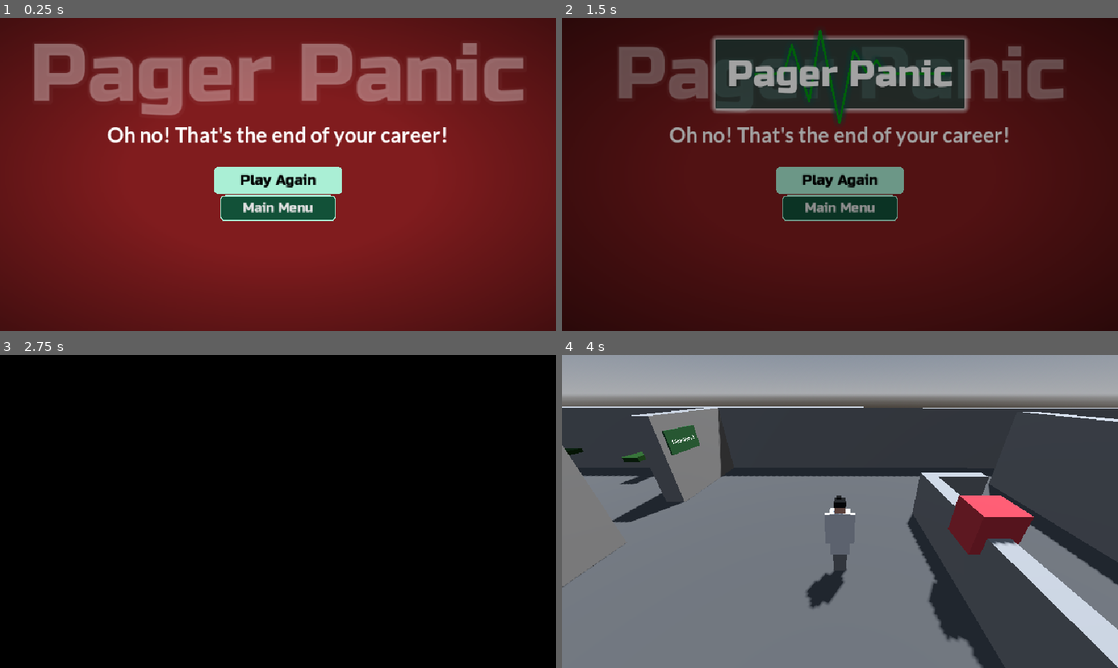
Above: before the commit, frames 1-4 (two rows, left to right).
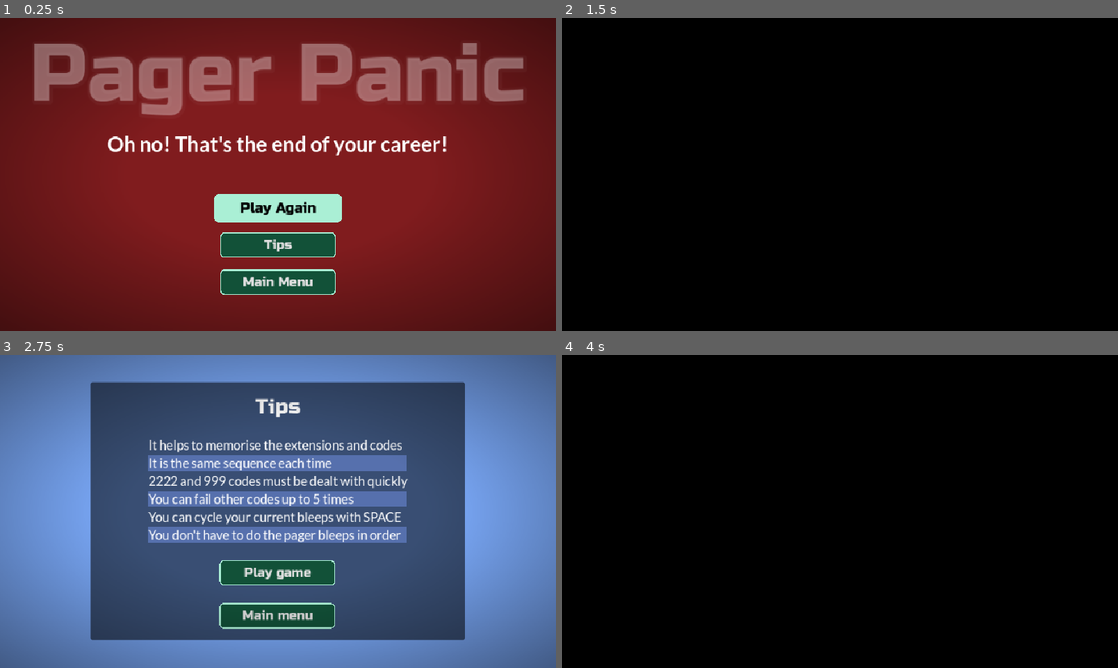
Above: after the commit, the same moments.

Repository: hawkstein/ludum-dare-60-old-tech
Game: Godot game, scene res://screens/failure.tscn
Two runs of this game, one before a commit and one after it. Both use one fixed random seed, a clock stepped at 60 frames per second and the inputs below. This scene is started directly instead of the project's main scene.
Inputs (mouse positions are in pixels of both pictures, inside the frame that each line leads up to):
- Up to frame 1 (0.25 s): no input
- Up to frame 2 (1.5 s): click (840, 246) at 0.5 s, where only the run after the commit has a clickable "Tips"; click "Play Again" at 1.25 s
- Up to frame 3 (2.75 s): click (278, 517) at 2 s, where only the run before the commit has a clickable "Play Again"
- Up to frame 4 (4 s): click (840, 574) at 2.75 s, where only the run after the commit has a clickable "Play game"; click (840, 574) at 3.5 s, where only the run after the commit has a clickable "Play game"

The runs differ from the first frame. In frame 1, 9.5% of the frame differs, in the area x 19-81%, y 34-89%; in frame 2, 100%; in frame 3, 100%, in the area x 0-100%, y 0-100%; in frame 4, 100%.

Commit message:
add tips button to failure screen

Diff:
--- a/screens/failure.tscn
+++ b/screens/failure.tscn
@@ -59,6 +59,7 @@
 [node name="VBoxContainer" type="VBoxContainer" parent="MarginContainer" unique_id=1372817727]
 layout_mode = 2
 size_flags_vertical = 0
+theme_override_constants/separation = 20
 alignment = 1
 
 [node name="PagerPanicTitle" parent="MarginContainer/VBoxContainer" unique_id=328497122 instance=ExtResource("2_wm1qk")]
@@ -88,6 +89,16 @@
 script = ExtResource("2_48jhs")
 metadata/_custom_type_script = "uid://dchp2kgb22jjp"
 
+[node name="TipsButton" type="Button" parent="MarginContainer/VBoxContainer" unique_id=255391918]
+unique_name_in_owner = true
+custom_minimum_size = Vector2(200, 0)
+custom_maximum_size = Vector2(200, -1)
+layout_mode = 2
+size_flags_horizontal = 4
+text = "Tips"
+script = ExtResource("2_48jhs")
+metadata/_custom_type_script = "uid://dchp2kgb22jjp"
+
 [node name="MainMenuButton" type="Button" parent="MarginContainer/VBoxContainer" unique_id=1441798038]
 unique_name_in_owner = true
 custom_minimum_size = Vector2(200, 0)
--- a/screens/shift_end_screen.gd
+++ b/screens/shift_end_screen.gd
@@ -7,12 +7,14 @@
 @onready var score_label: Label = %ScoreLabel
 @onready var play_again_button: Button = %PlayAgainButton
 @onready var main_menu_button: Button = %MainMenuButton
+@onready var tips_button: Button = %TipsButton
 
 func _ready() -> void:
 	# Arriving from gameplay, where the mouse is captured.
 	Input.mouse_mode = Input.MOUSE_MODE_VISIBLE
 	play_again_button.pressed.connect(_on_play_again_pressed)
 	main_menu_button.pressed.connect(_on_main_menu_pressed)
+	tips_button.pressed.connect(_on_tips_pressed)
 	score_label.text = _build_score_text()
 	play_again_button.grab_focus()
 
@@ -44,3 +46,7 @@
 
 func _on_main_menu_pressed() -> void:
 	ScreenChanger.change_to(&"main_menu")
+
+
+func _on_tips_pressed() -> void:
+	ScreenChanger.change_to(&"tips")
